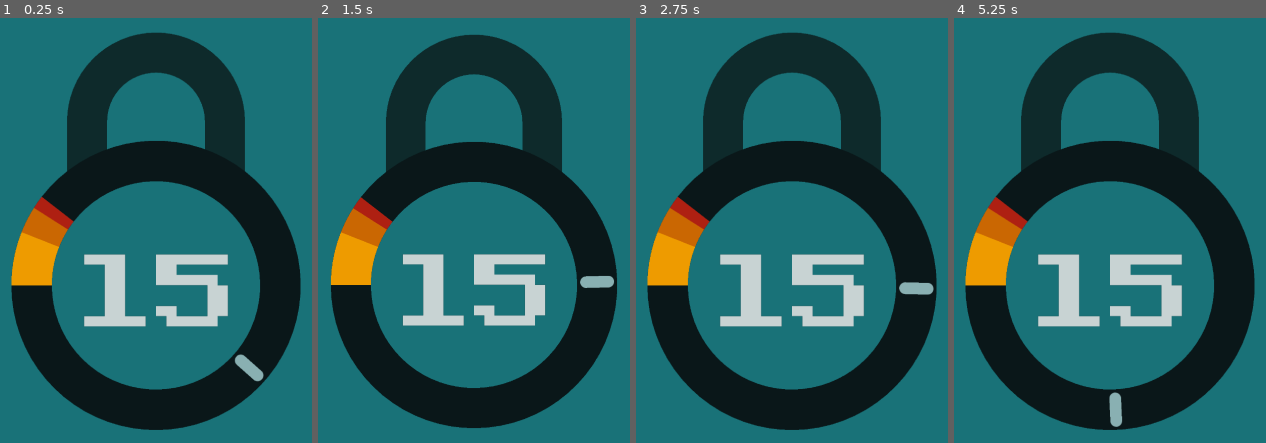
Above: before the commit, frames 1-4 (left to right).
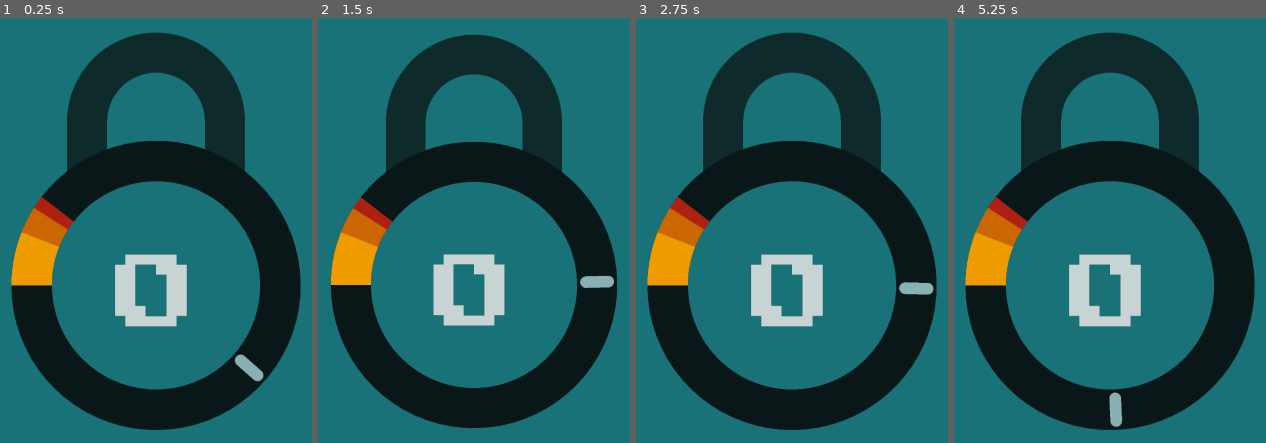
Above: after the commit, the same moments.

Repository: rob-not-bob/lock-breaker
Game: Godot game, scene res://scenes/main.tscn
Two runs of this game, one before a commit and one after it. Both use one fixed random seed, a clock stepped at 60 frames per second and the inputs below.
Inputs (mouse positions are in pixels of both pictures, inside the frame that each line leads up to):
- Up to frame 1 (0.25 s): no input
- Up to frame 2 (1.5 s): move the mouse to (555, 205) at 0.52 s; click (555, 205) at 0.6 s; move the mouse to (402, 281) at 1.27 s; click (402, 281) at 1.35 s
- Up to frame 3 (2.75 s): move the mouse to (829, 69) at 2.02 s; click (829, 69) at 2.1 s
- Up to frame 4 (5.25 s): move the mouse to (1091, 404) at 2.77 s; click (1091, 404) at 2.85 s; move the mouse to (1222, 362) at 3.52 s; click (1222, 362) at 3.6 s; move the mouse to (1000, 124) at 4.27 s; click (1000, 124) at 4.35 s; move the mouse to (1128, 243) at 5.02 s; click (1128, 243) at 5.1 s

The runs differ from the first frame. In frame 1, 4.3% of the frame differs, in the area x 26-74%, y 55-73%; in frame 2, 4.2%; in frame 3, 4.3%; in frame 4, 4.3%.

Commit message:
Implement endless mode + rename to lock breaker

Diff:
--- a/project.godot
+++ b/project.godot
@@ -10,7 +10,7 @@
 
 [application]
 
-config/name="Pop The Lock"
+config/name="Lock Breaker"
 run/main_scene="res://scenes/main.tscn"
 config/features=PackedStringArray("4.1", "Mobile")
 config/icon="res://icon.svg"
--- a/scenes/lock.gd
+++ b/scenes/lock.gd
@@ -8,7 +8,7 @@
 @onready var countdown: Label = $lock_body/countdown;
 
 @export_group("Lock Difficulty")
-@export var lock_difficulty: int = 10:
+@export var lock_difficulty: int = 0:
 	set(difficulty):
 		lock_difficulty = difficulty;
 	get:
@@ -29,7 +29,7 @@
 
 @onready var current_difficulty: int = lock_difficulty:
 	set(difficulty):
-		current_difficulty = difficulty;
+		current_difficulty = max(0, difficulty);
 		countdown.text = str(current_difficulty);
 	get:
 		return current_difficulty;
@@ -65,6 +65,9 @@
 	print('end_angle ', end_angle)
 
 func _process(_delta):
+	if indicator.direction == 0:
+		return;
+
 	var angle = rad_to_deg(indicator.current_angle) + 90;
 	var current_arc = arc_donut.get_arc_name_at(angle);
 
@@ -74,7 +77,7 @@
 		print("angle ", angle);
 		print("arc ", current_arc);
 		if current_arc:
-			_on_coin_collected();
+			_on_coin_collected(current_arc);
 
 	if was_between:
 		if not arc_donut.get_arc_name_at(angle):
@@ -82,41 +85,42 @@
 	elif arc_donut.get_arc_name_at(angle):
 			was_between = true;
 
-func _on_coin_collected():
-	if current_difficulty <= 0:
-		return;
-	current_difficulty -= 1;
+func _on_coin_collected(current_arc):
+	if current_arc == "red":
+		current_difficulty += 2;
+	else:
+		current_difficulty += 1;
+
 	was_between = false;
 
-	if current_difficulty == 0:
-		_on_win();
-	else:
-		var angle = rad_to_deg(indicator.current_angle) + 90;
-		printt("angle", angle, angle + min_spawn_distance, angle + 360 - min_spawn_distance)
-		arc_donut.reverse = indicator.direction == -1;
-		arc_donut.start_angle = randf_range(
-			angle + min_spawn_distance,
-			angle + 360 - min_spawn_distance
-		);
+	var angle = rad_to_deg(indicator.current_angle) + 90;
+	printt("angle", angle, angle + min_spawn_distance, angle + 360 - min_spawn_distance)
+	arc_donut.reverse = indicator.direction == -1;
+	arc_donut.start_angle = randf_range(
+		angle + min_spawn_distance,
+		angle + 360 - min_spawn_distance
+	);
 
-func _on_win():
-	var old_direction = indicator.direction;
-	indicator.direction = 0;
+# func _on_win():
+#	var old_direction = indicator.direction;
+#	indicator.direction = 0;
+#
+#	await unlock();
+#	await lock();
 
-	await unlock();
-	await lock();
+#	lock_difficulty += 1;
+#	if lock_difficulty % 3 == 0:
+#		lock_speed += 0.125;
 
-	lock_difficulty += 1;
-	if lock_difficulty % 3 == 0:
-		lock_speed += 0.125;
+#	lock_won.emit(lock_difficulty, lock_speed);
 
-	lock_won.emit(lock_difficulty, lock_speed);
-
-	indicator.direction = old_direction;
-	arc_donut.start_angle = indicator.current_angle + first_spawn_distance + 90;
-	arc_donut.reverse = indicator.direction == -1;
+#	indicator.direction = old_direction;
+#	arc_donut.start_angle = indicator.current_angle + first_spawn_distance + 90;
+#	arc_donut.reverse = indicator.direction == -1;
 
 func _on_lose():
 	indicator.direction = 0;
-	await lose();
-	lock_lost.emit(lock_difficulty - 1);
+	print('lost');
+	# await lose();
+	print('lost2');
+	lock_lost.emit(lock_difficulty);
--- a/scenes/main.gd
+++ b/scenes/main.gd
@@ -32,4 +32,5 @@
 	GameSaver.save_game();
 
 func _on_lose(best_score: int):
+	print('lost', best_score)
 	show_game_over_screen(best_score);
--- a/scenes/main.tscn
+++ b/scenes/main.tscn
@@ -39,7 +39,6 @@
 
 [node name="lock" parent="CenterContainer/SubViewportContainer/SubViewport" instance=ExtResource("1_ws75f")]
 position = Vector2(0, -175)
-lock_difficulty = 15
 
 [node name="shader" type="ColorRect" parent="."]
 material = SubResource("ShaderMaterial_ayhpd")
Not shown, changed: export_presets.cfg
